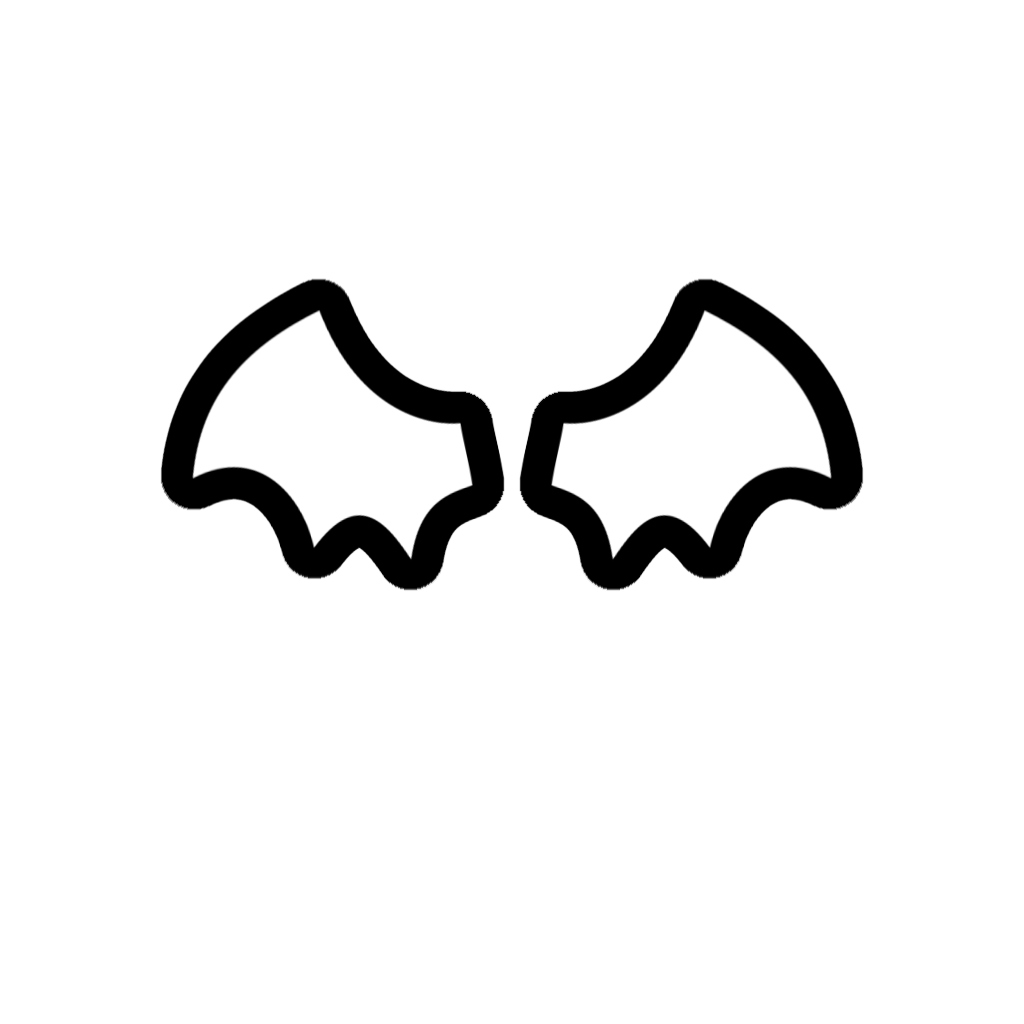
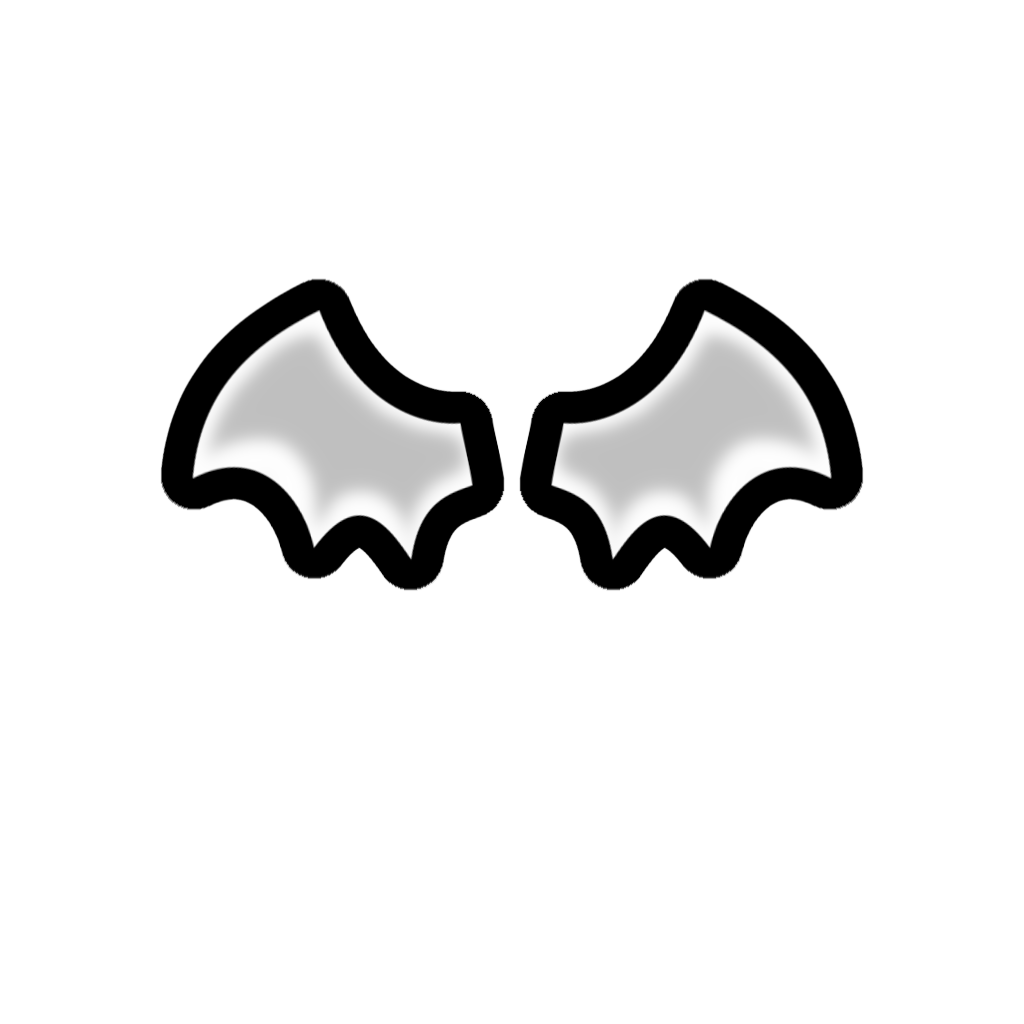
Revision of a layered (1024, 1024) image; what changed, layer by layer:
added group "south" with 2 layers above "shading one wing pre-blur" over [left=192, top=309, right=832, bottom=560]
added layer "shading south" in group "south" over [left=192, top=309, right=832, bottom=560]
renamed "Wings" to "wings south", moved it into group "south", unmasked it over [left=192, top=309, right=832, bottom=560]
